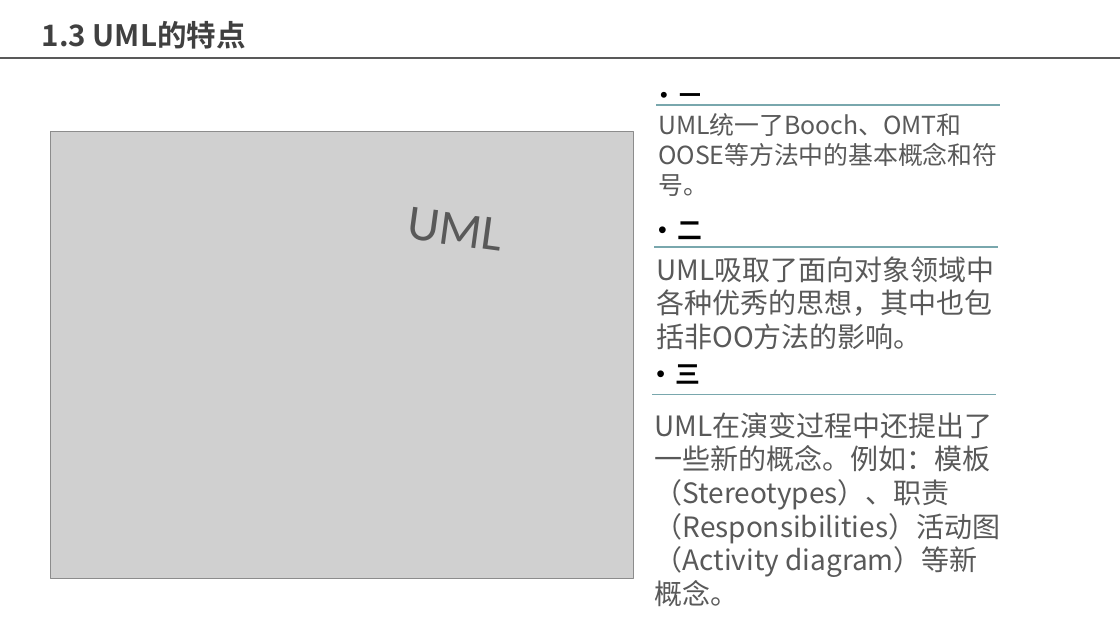
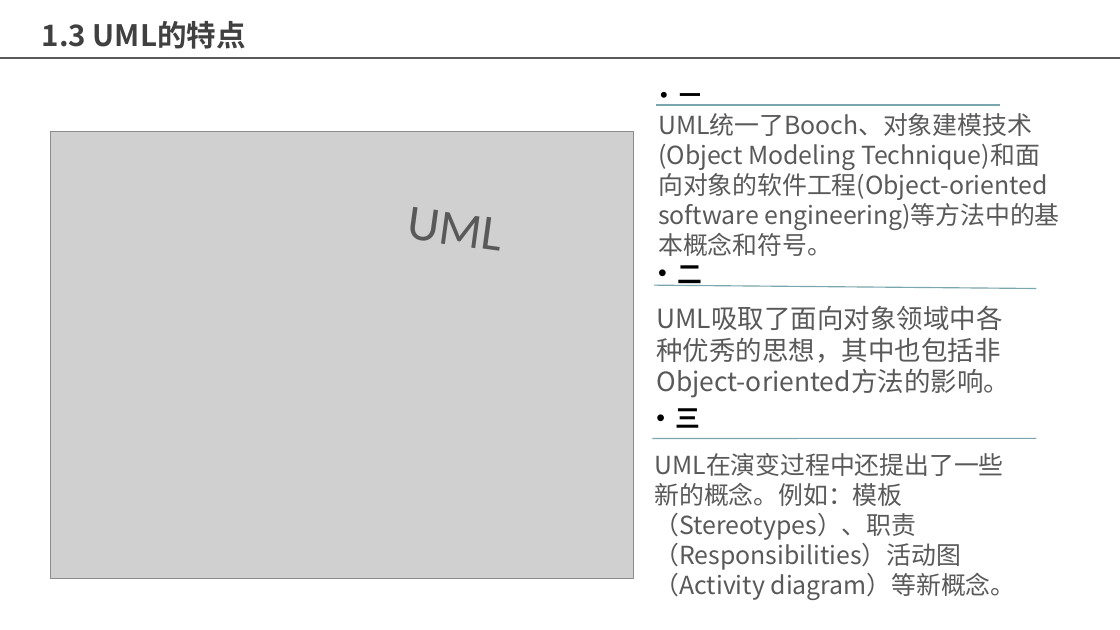
Before and after one commit to Maojiao/PRD, a slide deck: slide 8 of 渔乐生活/受控文档/翻转课堂/[PRD-06,31601377]翻转课堂UML概述.pptx. Drawn at 1120x630 pixels with LibreOffice and Linux fonts; fonts in the diff are those of the drawing; grey boxes stand for pictures; background and template pictures are left out. Boxes give left, top, right and bottom in pixels: in the first picture for what was removed or moved away, otherwise in the second. Text is boxed around its words. In the diff, an @@ line names an element or a change of style, - is before the commit and + after.

```diff
--- a/渔乐生活/受控文档/翻转课堂/[PRD-06,31601377]翻转课堂UML概述.pptx
+++ b/渔乐生活/受控文档/翻转课堂/[PRD-06,31601377]翻转课堂UML概述.pptx
@@ text at (x1=658, y1=113, x2=1060, y2=256): text changed @@
-UML统一了Booch、OMT和OOSE等方法中的基本概念和符号。
+UML统一了Booch、对象建模技术(Object Modeling Technique)和面向对象的软件工程(Object-oriented software engineering)等方法中的基本概念和符号。
@@ text "二" moved from (x1=677, y1=221, x2=702, y2=239) to (x1=677, y1=265, x2=702, y2=286) @@
@@ line moved from (654, 248) - (998, 248) to (654, 286) - (1036, 289) @@
@@ text at (x1=656, y1=338, x2=1010, y2=398): text changed; size 18 to 17 pt @@
-UML吸取了面向对象领域中各种优秀的思想，其中也包括非OO方法的影响。
+UML吸取了面向对象领域中各种优秀的思想，其中也包括非Object-oriented方法的影响。
@@ text "三" moved from (x1=675, y1=364, x2=700, y2=384) to (x1=675, y1=408, x2=700, y2=428) @@
@@ text "UML在演变过程中还提出了一些新的概念。例如：模板（Stereotypes）、职责（Responsibilities）活 ..." moved from (x1=655, y1=445, x2=1001, y2=606) to (x1=655, y1=483, x2=1016, y2=600) @@
@@ text "UML在演变过程中还提出了一些新的概念。例如：模板（Stereotypes）、职责（Responsibilities）活 ..." at (x1=655, y1=483, x2=1016, y2=600): size 18 to 16 pt @@
@@ line moved from (653, 394) - (996, 394) to (653, 438) - (1036, 438) @@
```
Also in this commit, not shown: 15 other slides changed, 1 slide added.
